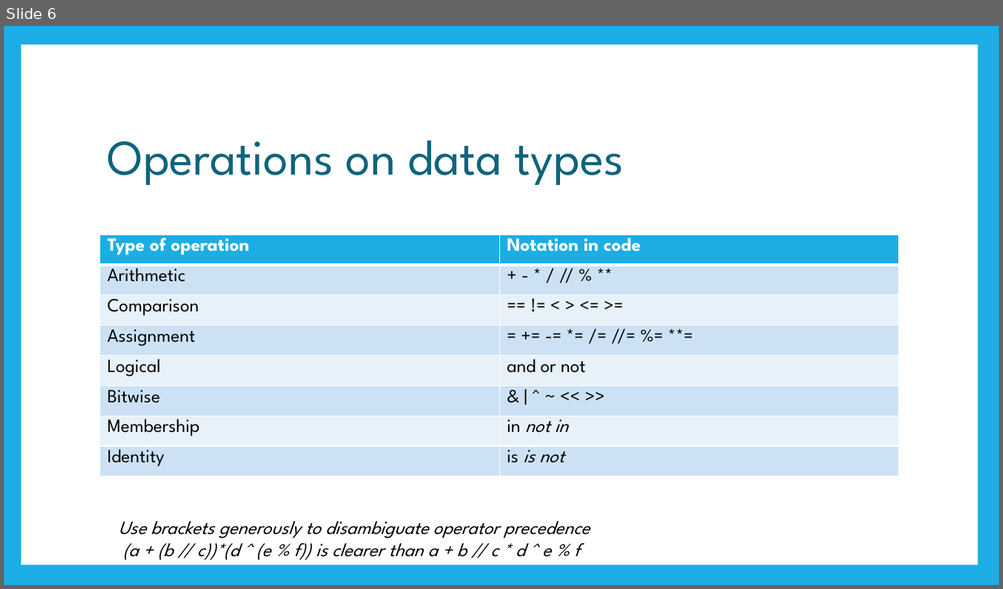
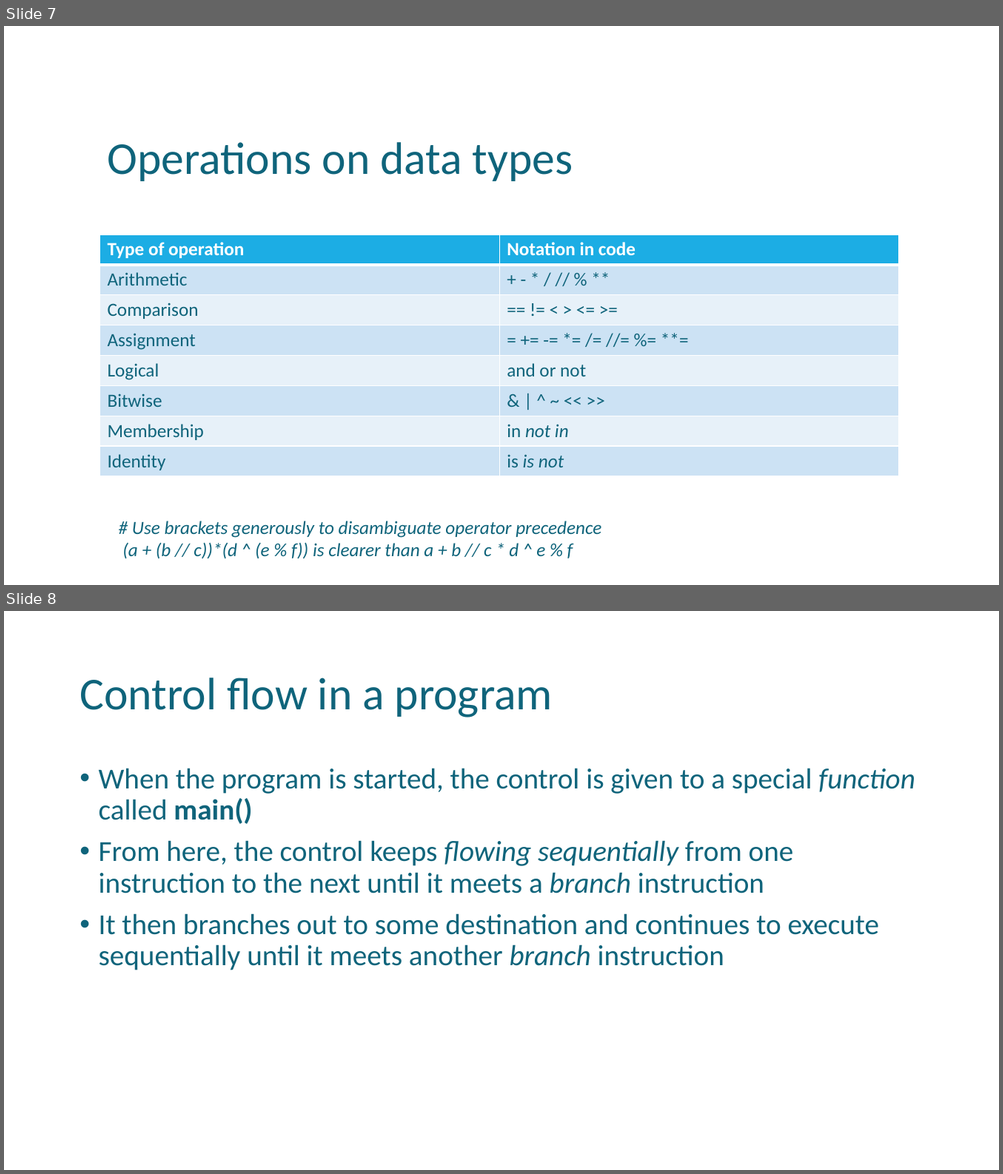
Before and after one commit to uday87j/teach_python, a slide deck: fundamentals/3-Binary Numbers, Opertions.pptx. Shown one above the other, each under a label of ours: slide 6 before the commit, slides 7 and 8 after it. The pictures are 1003x589 and 1003x1174 pixels, drawn with LibreOffice and Linux fonts; fonts in the diff are those of the drawing. Boxes give left, top, right and bottom in pixels: in the first picture for what was removed or moved away, otherwise in the second. Text is boxed around its words. In the diff, an @@ line names an element or a change of style, - is before the commit and + after.

```diff
--- a/fundamentals/3-Binary Numbers, Opertions.pptx
+++ b/fundamentals/3-Binary Numbers, Opertions.pptx
@@ slide 8 added at (4, 611, 999, 1170), background #FFFFFF @@
@@ title added at (79, 678, 552, 718), 44 pt, text #0F647B @@
+Control flow in a program
@@ text added at (99, 768, 915, 971), 28 pt, text #0F647B @@
+• When the program is started, the control is given to a special function called main()
+• From here, the control keeps flowing sequentially from one instruction to the next until it meets a branch instruction
+• It then branches out to some destination and continues to execute sequentially until it meets another branch instruction
@@ what was slide 6 is now slide 7 @@
@@ slide 7 changed as well @@
@@ rectangle removed at (4, 26, 999, 585) @@
@@ rectangle removed at (21, 44, 978, 565) @@
@@ title "Operations on data types" at (108, 142, 572, 181): size 48 to 44 pt, font League Spartan to Calibri @@
@@ table at (99, 235, 899, 477) @@
@@ font League Spartan to Calibri @@
@@ text colour #000000 to #0F647B in "Arithmetic", "+ - * / // % **", "Comparison", "== != < > <= >=" and 10 more places @@
@@ text at (132, 521, 601, 538): text changed; font League Spartan to Calibri; text colour #000000 to #0F647B @@
-Use brackets generously to disambiguate operator precedence
+# Use brackets generously to disambiguate operator precedence
@@ text at (122, 543, 573, 560): font League Spartan to Calibri, text colour #000000 to #0F647B in "(a + (b // c))*(d ^ (e ..." @@
```
Also in this commit, not shown: 8 other slides changed, 2 other slides added, 2 other files.
